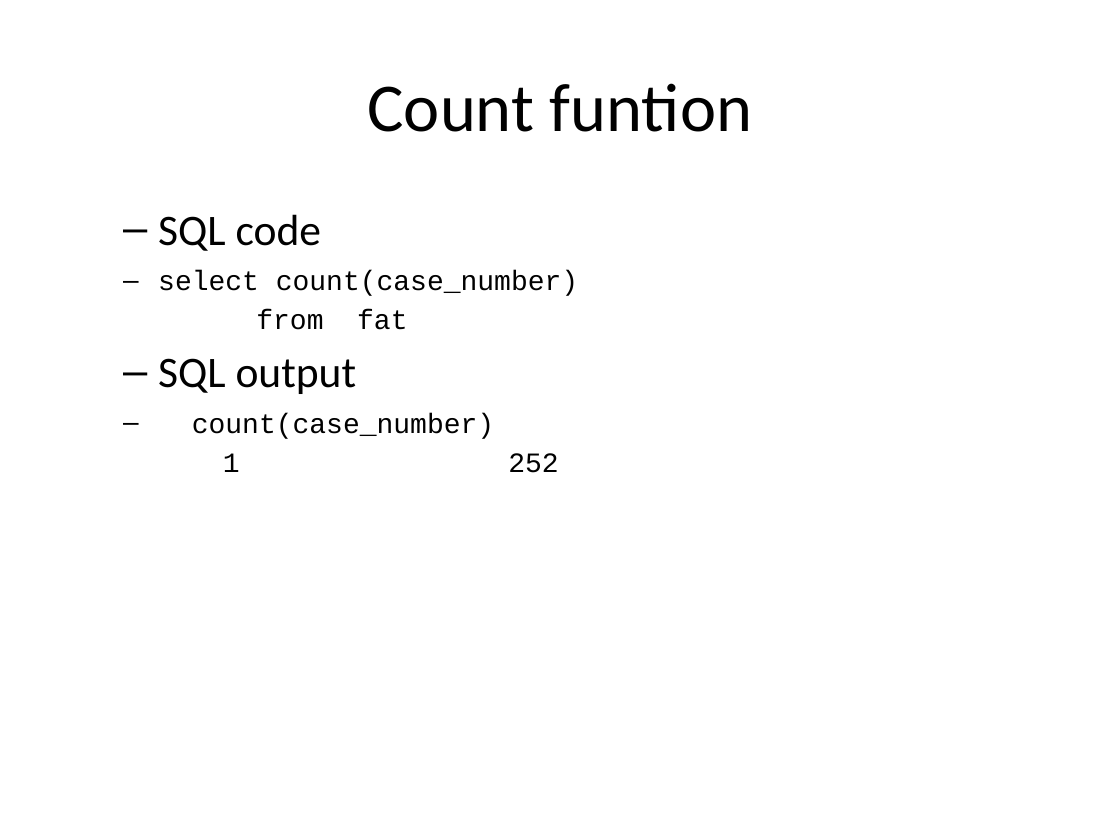
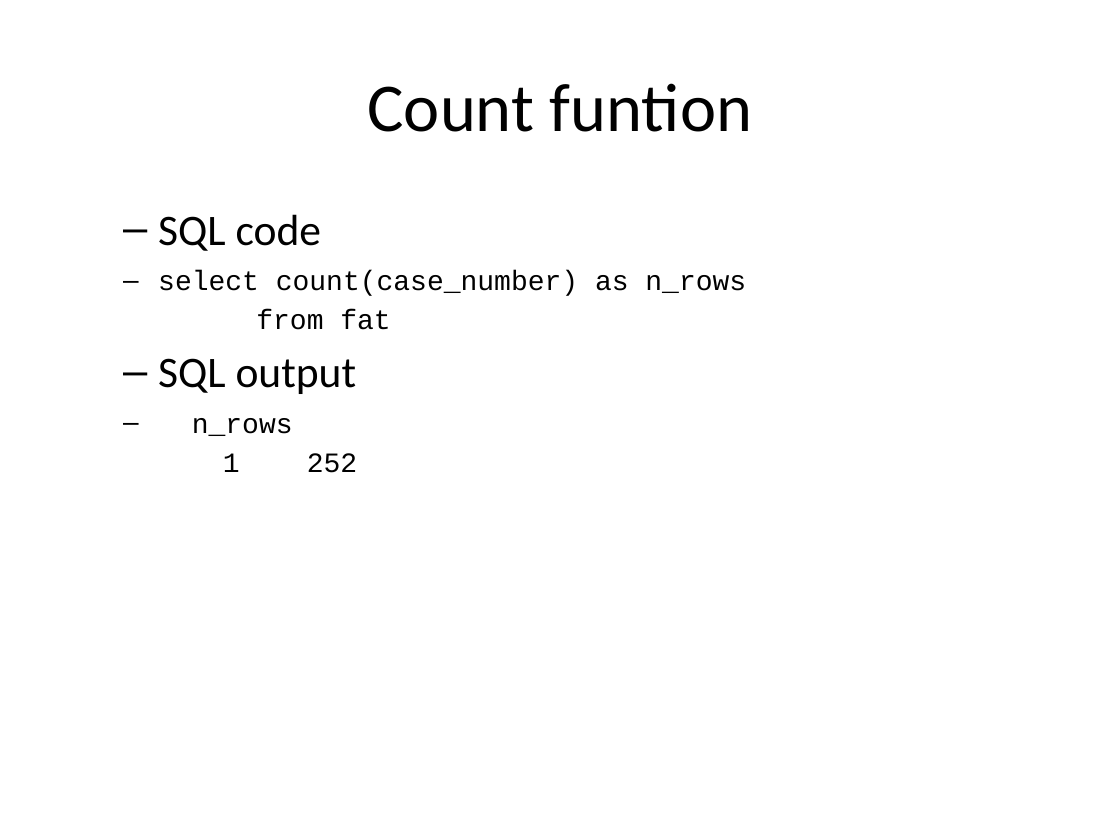
Before and after one commit to pmean/introduction-to-sql, a slide deck: slide 10 of src/stats.pptx (slide 3 before the commit). Drawn at 1120x840 pixels with LibreOffice and Linux fonts; fonts in the diff are those of the drawing. Boxes give left, top, right and bottom in pixels: in the first picture for what was removed or moved away, otherwise in the second. Text is boxed around its words. In the diff, an @@ line names an element or a change of style, - is before the commit and + after.

```diff
--- a/src/stats.pptx
+++ b/src/stats.pptx
@@ text at box(158, 270, 746, 330): text changed @@
-select count(case_number)
-from fat
+select count(case_number) as n_rows
+from fat
@@ text at box(192, 418, 357, 473): text changed @@
-count(case_number)
-1 252
+n_rows
+1 252
```
Also in this commit, not shown: 5 other slides changed, 8 slides added, 1 other file.
